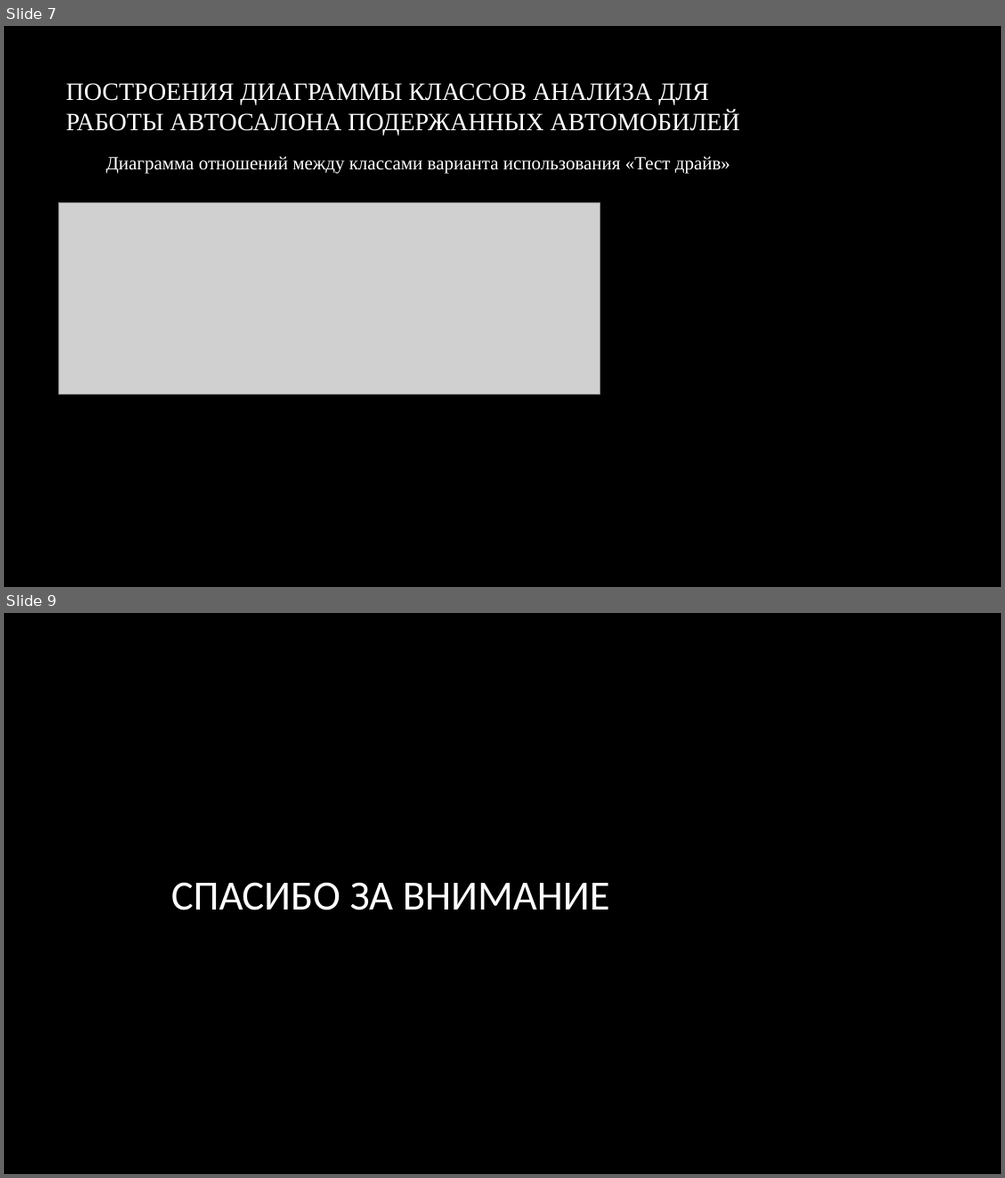
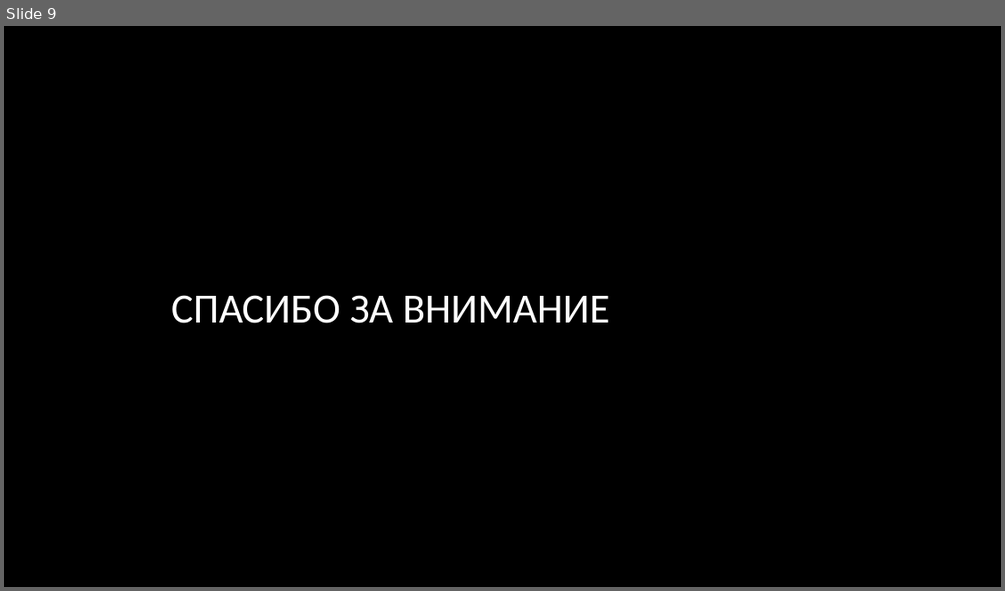
Before and after one commit to baethand/MIREA, a slide deck: sem4/AKMS/пр2_през_Руденко_ИКБО-13-22.pptx. Shown one above the other, each under a label of ours: slides 7 and 9 before the commit, slide 9 after it; the slides between them are not shown. The pictures are 1005x1178 and 1005x591 pixels, drawn with LibreOffice and Linux fonts; fonts in the diff are those of the drawing; grey boxes stand for pictures; background and template pictures are left out. Boxes give left, top, right and bottom in pixels: in the first picture for what was removed or moved away, otherwise in the second. Text is boxed around its words. In the diff, an @@ line names an element or a change of style, - is before the commit and + after.

```diff
--- a/sem4/AKMS/пр2_през_Руденко_ИКБО-13-22.pptx
+++ b/sem4/AKMS/пр2_през_Руденко_ИКБО-13-22.pptx
@@ slide 7 removed at [4, 26, 1001, 587], background picture (left out); not listed: 1 template element that a slide beside it also shows @@
@@ title removed at [66, 83, 740, 135] @@
-ПОСТРОЕНИЯ ДИАГРАММЫ КЛАССОВ АНАЛИЗА ДЛЯ РАБОТЫ АВТОСАЛОНА ПОДЕРЖАННЫХ АВТОМОБИЛЕЙ
@@ text removed at [106, 156, 730, 173] @@
-Диаграмма отношений между классами варианта использования «Тест драйв»
@@ line removed from (82, 162) to (717, 162) @@
@@ picture removed at [58, 203, 600, 394] @@
```
Also in this commit, not shown: 7 slides changed, 1 slide added, 9 other files.
